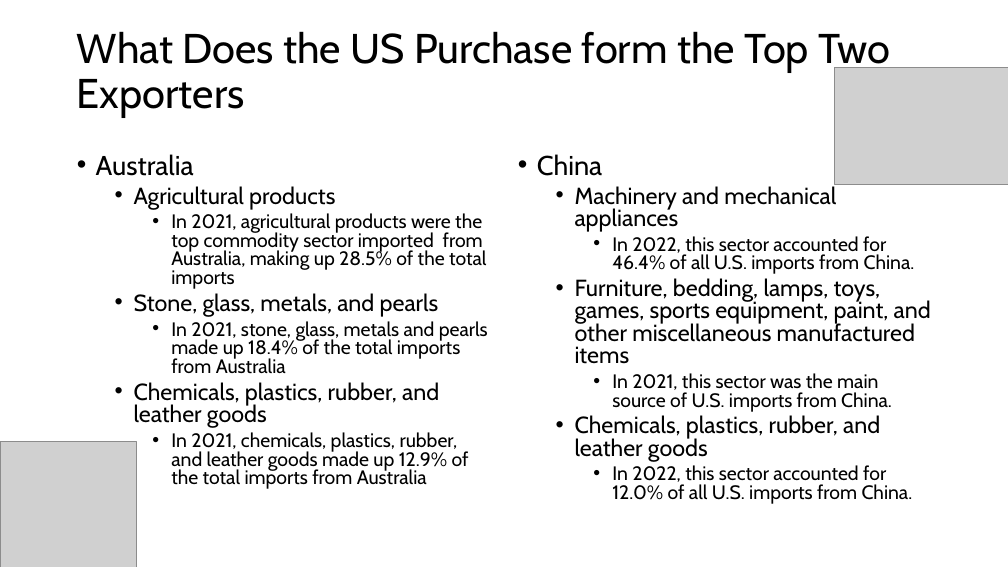
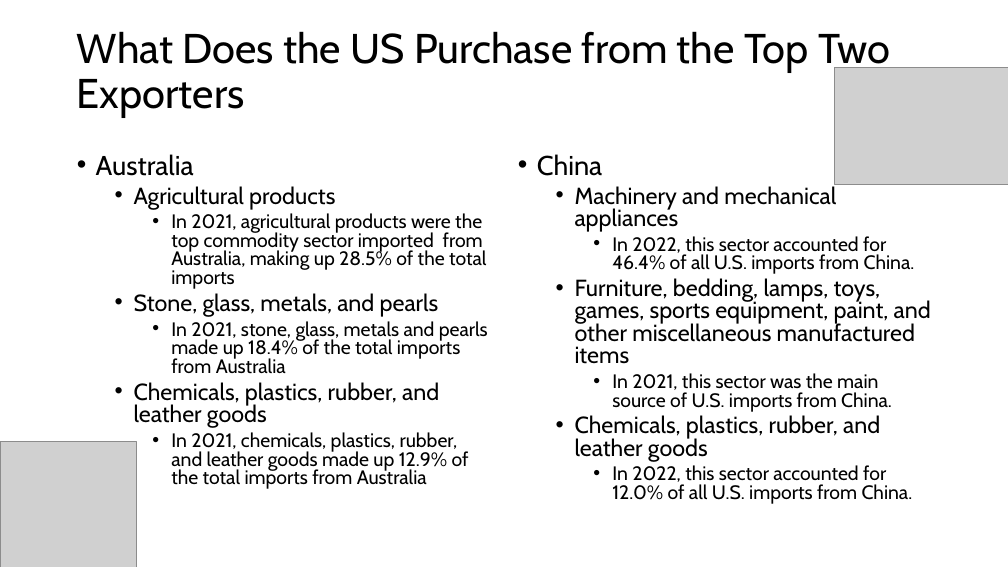
Before and after one commit to IssacEThomas/Data-Visualization, a slide deck: slide 8 of TARIFFS AND THE COUNTRIES THAT COULD BE IMPACTED.pptx. Drawn at 1008x567 pixels with LibreOffice and Linux fonts; fonts in the diff are those of the drawing; grey boxes stand for pictures. Boxes give left, top, right and bottom in pixels: in the first picture for what was removed or moved away, otherwise in the second. Text is boxed around its words. In the diff, an @@ line names an element or a change of style, - is before the commit and + after.

```diff
--- a/TARIFFS AND THE COUNTRIES THAT COULD BE IMPACTED.pptx
+++ b/TARIFFS AND THE COUNTRIES THAT COULD BE IMPACTED.pptx
@@ title at (77, 31, 890, 118): text changed @@
-What Does the US Purchase form the Top Two Exporters
+What Does the US Purchase from the Top Two Exporters
```
Also in this commit, not shown: 6 other slides changed, 3 slides added.
